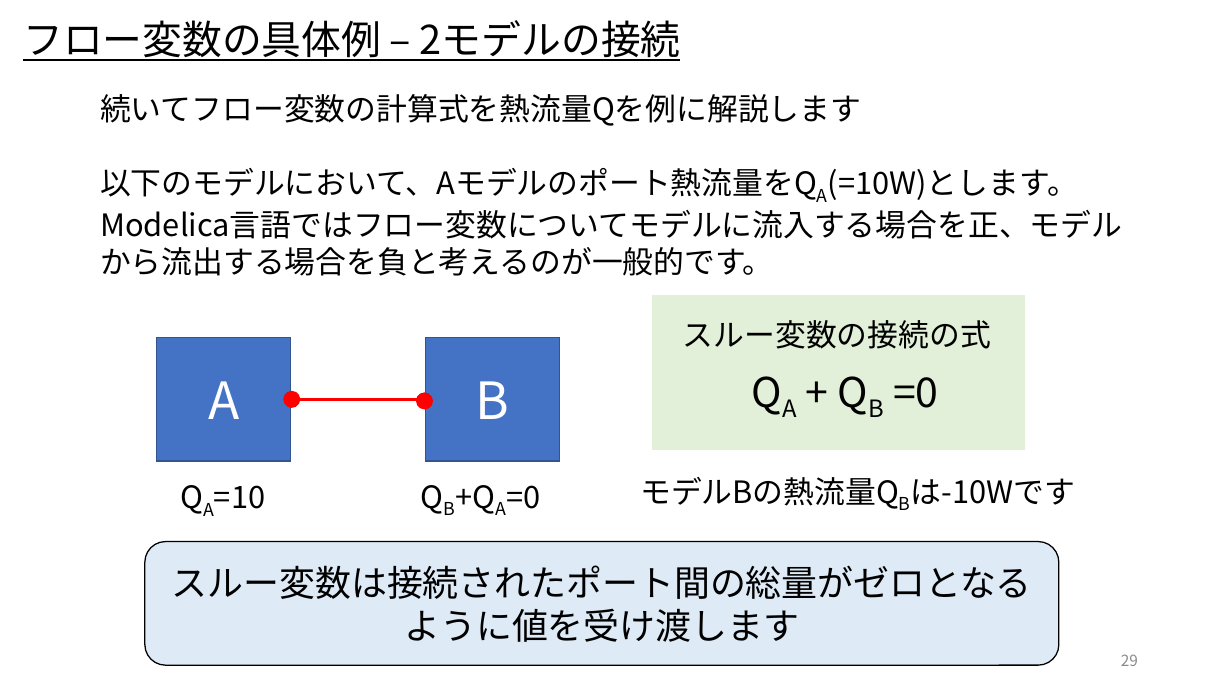
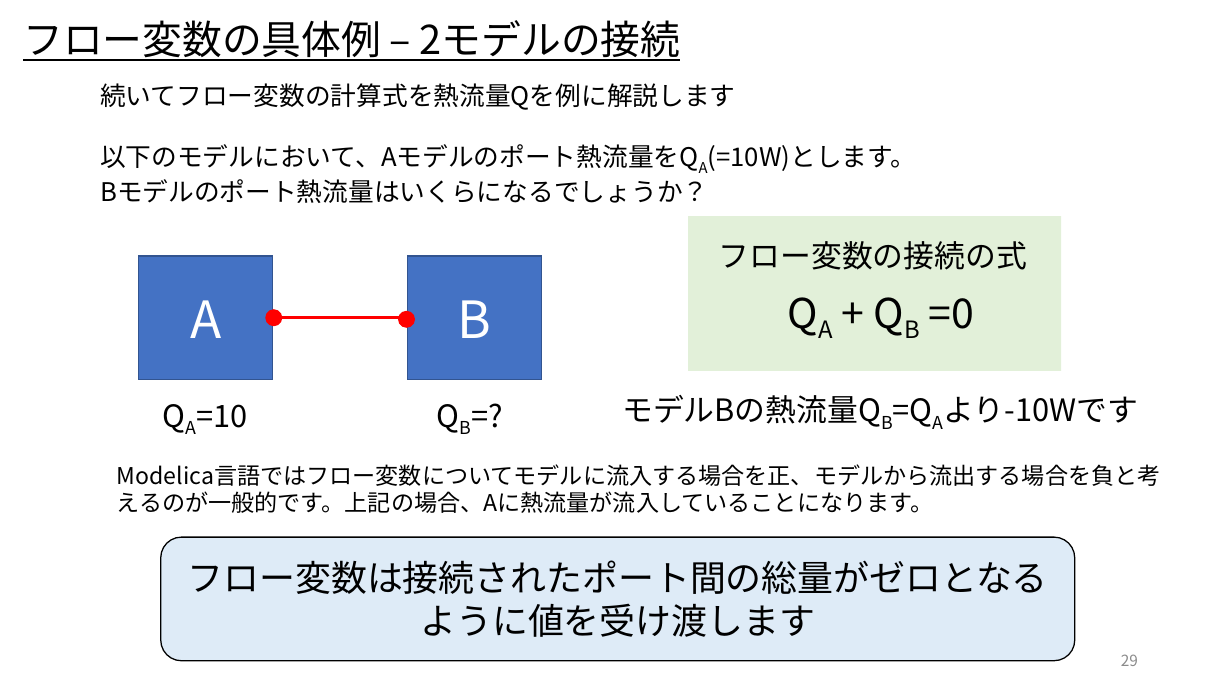
Before and after one commit to UedaShigenori/OpenModelica_Tutorials_Ja, a slide deck: slide 29 of Dev/7_PhysicsDomainModel/OpenModelica_Tutorials_7_PlantModel.pptx. Drawn at 1232x693 pixels with LibreOffice and Linux fonts; fonts in the diff are those of the drawing. Boxes give left, top, right and bottom in pixels: in the first picture for what was removed or moved away, otherwise in the second. Text is boxed around its words. In the diff, an @@ line names an element or a change of style, - is before the commit and + after.

```diff
--- a/Dev/7_PhysicsDomainModel/OpenModelica_Tutorials_7_PlantModel.pptx
+++ b/Dev/7_PhysicsDomainModel/OpenModelica_Tutorials_7_PlantModel.pptx
@@ text "続いてフロー変数の計算式を熱流量Qを例に解説します" moved from (x1=100, y1=94, x2=1122, y2=276) to (x1=100, y1=83, x2=917, y2=203) @@
@@ text at (x1=100, y1=83, x2=735, y2=110): size 24 to 20 pt in "続いてフロー変数の計算式を熱流量Qを例に解説します" @@
@@ text at (x1=100, y1=144, x2=917, y2=203): text changed; size 24 to 20 pt @@
-以下のモデルにおいて、Aモデルのポート熱流量をQA(=10W)とします。Modelica言語ではフロー変数についてモデルに流入する場合を正、モデルから流出する場合を負と考えるのが一般的です。
+以下のモデルにおいて、Aモデルのポート熱流量をQA(=10W)とします。
+Bモデルのポート熱流量はいくらになるでしょうか？
@@ rectangle moved from (x1=653, y1=295, x2=1026, y2=450) to (x1=689, y1=216, x2=1062, y2=372) @@
@@ text at (x1=719, y1=241, x2=1027, y2=270): text changed @@
-スルー変数の接続の式
+フロー変数の接続の式
@@ text "QA + QB =0" moved from (x1=893, y1=377, x2=939, y2=408) to (x1=929, y1=298, x2=975, y2=329) @@
@@ 2 rectangles, 2 ellipses, 1 text moved together from (x1=157, y1=337, x2=560, y2=509) to (x1=139, y1=256, x2=542, y2=428) @@
@@ line moved from (290, 399) - (426, 399) to (273, 318) - (408, 318) @@
@@ text at (x1=622, y1=395, x2=1138, y2=427): text changed @@
-モデルBの熱流量QBは-10Wです
+モデルBの熱流量QB=QAより-10Wです
@@ text added at (x1=117, y1=464, x2=1161, y2=513), 18 pt, text #000000 @@
+Modelica言語ではフロー変数についてモデルに流入する場合を正、モデルから流出する場合を負と考えるのが一般的です。上記の場合、Aに熱流量が流入していることになります。
@@ text at (x1=506, y1=485, x2=540, y2=509): text changed @@
-QB+QA=0
+QB=?
@@ rounded rectangle "フロー変数は接続されたポート間の総量がゼロとなるように値を受け渡します" moved from (x1=145, y1=542, x2=1059, y2=665) to (x1=161, y1=537, x2=1075, y2=661) @@
@@ text in rounded rectangle at (x1=188, y1=560, x2=1048, y2=637): text changed @@
-スルー変数は接続されたポート間の総量がゼロとなるように値を受け渡します
+フロー変数は接続されたポート間の総量がゼロとなるように値を受け渡します
```
Also in this commit, not shown: 11 other slides changed, 3 slides added, 49 slides removed, 6 other files.
